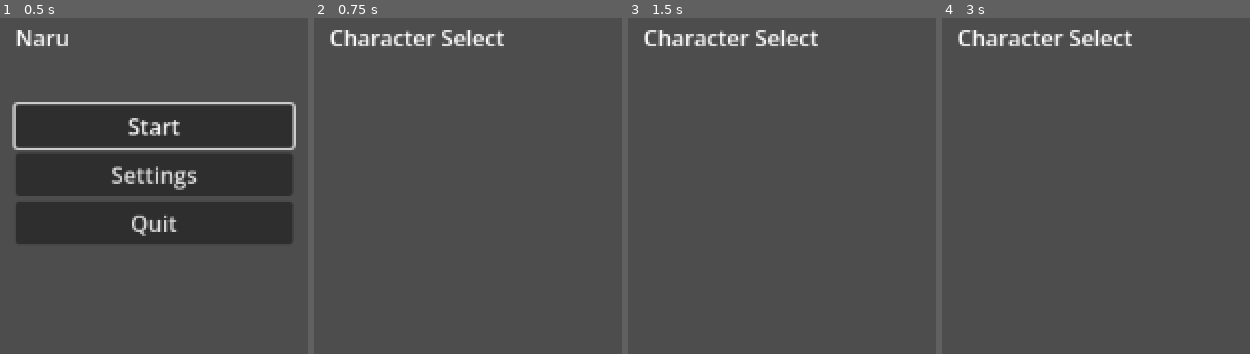
Above: before the commit, frames 1-4 (left to right).
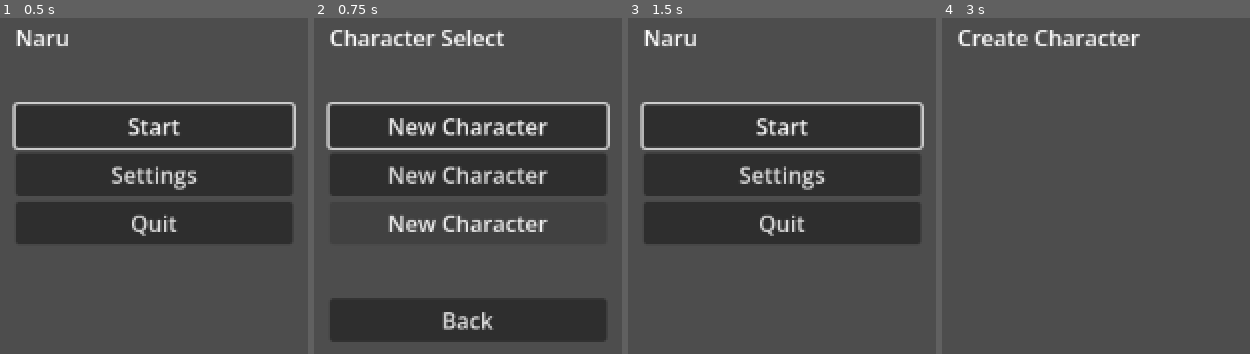
Above: after the commit, the same moments.

Repository: kimtuna/naru
Game: Godot game, scene res://ui/menu/main_menu.tscn
The game is run twice, just before and just after one commit, with the same random seed, the same clock (stepped at 60 frames per second) and the same inputs.
Inputs (mouse positions are in pixels of both pictures, inside the frame that each line leads up to):
- Up to frame 1 (0.5 s): no input
- Up to frame 2 (0.75 s): click "Start" at 0.5 s
- Up to frame 3 (1.5 s): click (782, 320) at 1.25 s, where only the run after the commit has a clickable "Back"
- Up to frame 4 (3 s): click (1096, 125) at 2 s, where only the run after the commit has a clickable "Start"; click (1096, 125) at 2.75 s, where only the run after the commit has a clickable "New Character"

Frame 1 is identical in both runs. In frame 2, 35% of the frame differs, in the area x 3-97%, y 25-97%; in frame 3, 35%, in the area x 3-97%, y 3-68%; in frame 4, 1.5%.

Commit message:
G-002.3 캐릭터 선택 — 슬롯 3개
G-002.3 캐릭터 선택 — 슬롯 3개 · 빈 칸은 생성, 찬 칸은 월드 선택 · 삭제 확인

Diff:
--- a/game/core/screens.gd
+++ b/game/core/screens.gd
@@ -6,6 +6,8 @@
 const MAIN_MENU := "res://ui/menu/main_menu.tscn"
 const CHARACTER_SELECT := "res://ui/menu/character_select.tscn"
 const SETTINGS := "res://ui/menu/settings.tscn"
+const CHARACTER_CREATE := "res://ui/menu/character_create.tscn"
+const WORLD_SELECT := "res://ui/menu/world_select.tscn"
 const QUIT := "quit"
 
 static var simulate := false
--- /dev/null
+++ b/game/core/session.gd
@@ -0,0 +1,20 @@
+class_name Session
+extends RefCounted
+## 메뉴 화면 사이에 들고 다니는 값 — 고른 캐릭터 슬롯과 캐릭터, 저장소.
+## 테스트는 store 를 임시 폴더의 SaveStore 로 바꿔 끼운다.
+
+static var store := SaveStore.new()
+## 고른(또는 새로 만들) 캐릭터 슬롯. 없으면 -1.
+static var character_slot := -1
+## 고른 캐릭터. 빈 슬롯을 골랐으면 null.
+static var character: CharacterData = null
+
+
+static func select_character(slot: int) -> void:
+	character_slot = slot
+	character = store.load_character(slot)
+
+
+static func clear() -> void:
+	character_slot = -1
+	character = null
--- /dev/null
+++ b/game/tests/ui/menu/test_character_select.gd
@@ -0,0 +1,147 @@
+extends GutTest
+## G-002 3단계 — 캐릭터 선택 (슬롯 3개) 수용 기준.
+
+var _root := ""
+
+
+func before_each() -> void:
+	_root = OS.get_temp_dir().path_join("naru_test_select_%d_%d" % [Time.get_ticks_usec(), randi()])
+	Session.store = SaveStore.new(_root)
+	Session.clear()
+	Screens.simulate = true
+	Screens.last_request = ""
+
+
+func after_each() -> void:
+	Screens.simulate = false
+	Session.store = SaveStore.new()
+	Session.clear()
+	_remove_tree(_root)
+
+
+func _remove_tree(path: String) -> void:
+	if not DirAccess.dir_exists_absolute(path):
+		return
+	for dir in DirAccess.get_directories_at(path):
+		_remove_tree(path.path_join(dir))
+	for file in DirAccess.get_files_at(path):
+		DirAccess.remove_absolute(path.path_join(file))
+	DirAccess.remove_absolute(path)
+
+
+func _save(slot: int, char_name: String) -> void:
+	var c := CharacterData.new()
+	c.name = char_name
+	assert_eq(Session.store.save_character(slot, c), OK)
+
+
+func _open() -> Control:
+	var scene := (load(Screens.CHARACTER_SELECT) as PackedScene).instantiate()
+	return add_child_autofree(scene)
+
+
+func _press(button: Button) -> void:
+	assert_not_null(button)
+	assert_true(button.is_visible_in_tree(), "%s not visible" % button.get_path())
+	button.pressed.emit()
+
+
+# --- 슬롯 3칸: 저장된 칸은 이름, 빈 칸은 「새 캐릭터」 ---
+
+func test_three_slots() -> void:
+	var screen := _open()
+	assert_eq(SaveConfig.CHARACTER_SLOTS, 3)
+	assert_eq(screen.get_node("%Slots").get_child_count(), 3)
+	for slot in 3:
+		assert_true(screen.slot_button(slot).is_visible_in_tree(), "slot %d hidden" % slot)
+
+
+func test_filled_slot_shows_name_empty_slot_shows_new() -> void:
+	_save(1, "나루")
+	var screen := _open()
+	assert_eq(screen.slot_button(0).text, "CHARACTER_NEW")
+	assert_eq(screen.slot_button(1).text, "나루")
+	assert_eq(screen.slot_button(2).text, "CHARACTER_NEW")
+
+
+func test_slot_text_in_each_language() -> void:
+	_save(0, "Tuna")
+	var screen := _open()
+	var saved := TranslationServer.get_locale()
+	TranslationServer.set_locale("ko")
+	assert_eq(screen.slot_button(1).atr(screen.slot_button(1).text), "새 캐릭터")
+	TranslationServer.set_locale("en")
+	assert_eq(screen.slot_button(1).atr(screen.slot_button(1).text), "New Character")
+	# 이름은 번역하지 않는다.
+	assert_eq(screen.slot_button(0).auto_translate_mode, Node.AUTO_TRANSLATE_MODE_DISABLED)
+	TranslationServer.set_locale(saved)
+
+
+# --- 빈 칸 → 생성, 찬 칸 → 그 캐릭터를 들고 월드 선택 ---
+
+func test_empty_slot_goes_to_character_create() -> void:
+	_save(0, "A")
+	_press(_open().slot_button(2))
+	assert_eq(Screens.last_request, Screens.CHARACTER_CREATE)
+	assert_eq(Session.character_slot, 2)
+	assert_null(Session.character)
+
+
+func test_filled_slot_goes_to_world_select_with_character() -> void:
+	_save(0, "A")
+	_save(2, "C")
+	_press(_open().slot_button(2))
+	assert_eq(Screens.last_request, Screens.WORLD_SELECT)
+	assert_eq(Session.character_slot, 2)
+	assert_not_null(Session.character)
+	if Session.character:
+		assert_eq(Session.character.name, "C")
+
+
+# --- 삭제는 확인을 한 번 거친다 ---
+
+func test_delete_button_only_on_filled_slots() -> void:
+	_save(1, "B")
+	var screen := _open()
+	assert_false(screen.delete_button(0).is_visible_in_tree())
+	assert_true(screen.delete_button(1).is_visible_in_tree())
+	assert_false(screen.delete_button(2).is_visible_in_tree())
+
+
+func test_delete_asks_first_and_cancel_keeps_character() -> void:
+	_save(1, "B")
+	var screen := _open()
+	var confirm: Control = screen.get_node("%Confirm")
+	assert_false(confirm.visible)
+	_press(screen.delete_button(1))
+	assert_true(confirm.is_visible_in_tree(), "confirm not shown")
+	assert_true(Session.store.has_character(1), "deleted before confirm")
+	_press(screen.get_node("%ConfirmNo"))
+	assert_false(confirm.visible)
+	assert_true(Session.store.has_character(1))
+	assert_eq(screen.slot_button(1).text, "B")
+	assert_eq(Screens.last_request, "")
+
+
+func test_confirmed_delete_empties_slot() -> void:
+	_save(0, "A")
+	_save(1, "B")
+	var screen := _open()
+	_press(screen.delete_button(1))
+	_press(screen.get_node("%ConfirmYes"))
+	assert_false(Session.store.has_character(1))
+	assert_true(Session.store.has_character(0), "other slot must stay")
+	assert_false(screen.get_node("%Confirm").visible)
+	assert_eq(screen.slot_button(1).text, "CHARACTER_NEW")
+	assert_false(screen.delete_button(1).is_visible_in_tree())
+	assert_eq(screen.slot_button(0).text, "A")
+	# 빈 칸이 됐으니 누르면 생성 화면으로 간다.
+	_press(screen.slot_button(1))
+	assert_eq(Screens.last_request, Screens.CHARACTER_CREATE)
+
+
+# --- 뒤로 → 메인 화면 ---
+
+func test_back_goes_to_main_menu() -> void:
+	_press(_open().get_node("%Back"))
+	assert_eq(Screens.last_request, Screens.MAIN_MENU)
--- a/game/tests/ui/menu/test_main_menu.gd
+++ b/game/tests/ui/menu/test_main_menu.gd
@@ -1,7 +1,8 @@
 extends GutTest
 ## G-002 2단계 — 메인 화면 수용 기준.
 
-const MENU_SCENES := [Screens.MAIN_MENU, Screens.SETTINGS, Screens.CHARACTER_SELECT]
+const MENU_SCENES := [Screens.MAIN_MENU, Screens.SETTINGS, Screens.CHARACTER_SELECT,
+	Screens.CHARACTER_CREATE, Screens.WORLD_SELECT]
 const LOCALES := ["ko", "en"]
 const PROBE := "res://tests/ui/menu/menu_flow_probe.gd"
 
@@ -9,10 +10,13 @@
 func before_each() -> void:
 	Screens.simulate = true
 	Screens.last_request = ""
+	# 실제 사용자 저장을 읽지 않는다 — 없는 임시 폴더라 슬롯은 모두 빈 칸.
+	Session.store = SaveStore.new(OS.get_temp_dir().path_join("naru_menu_empty_%d" % Time.get_ticks_usec()))
 
 
 func after_each() -> void:
 	Screens.simulate = false
+	Session.store = SaveStore.new()
 
 
 func _open(path: String) -> Control:
--- /dev/null
+++ b/game/ui/menu/character_create.tscn
@@ -0,0 +1,15 @@
+[gd_scene format=3]
+
+[node name="CharacterCreate" type="Control"]
+layout_mode = 3
+anchors_preset = 15
+anchor_right = 1.0
+anchor_bottom = 1.0
+grow_horizontal = 2
+grow_vertical = 2
+
+[node name="Title" type="Label" parent="."]
+layout_mode = 0
+offset_left = 40.0
+offset_top = 40.0
+text = "CHARACTER_CREATE_TITLE"
--- /dev/null
+++ b/game/ui/menu/character_select.gd
@@ -0,0 +1,81 @@
+extends Control
+## 캐릭터 선택 — 슬롯 SaveConfig.CHARACTER_SLOTS 개.
+## 빈 칸 → 캐릭터 생성, 찬 칸 → 그 캐릭터를 들고 월드 선택. 삭제는 확인을 한 번 거친다.
+
+const EMPTY_TEXT := "CHARACTER_NEW"
+
+## 삭제 확인 중인 슬롯. 없으면 -1.
+var _pending_delete := -1
+
+
+func _ready() -> void:
+	for slot in SaveConfig.CHARACTER_SLOTS:
+		_build_slot(slot)
+	%Back.pressed.connect(func(): Screens.go(self, Screens.MAIN_MENU))
+	%ConfirmYes.pressed.connect(_confirm_delete)
+	%ConfirmNo.pressed.connect(_close_confirm)
+	%Confirm.hide()
+	refresh()
+	slot_button(0).grab_focus()
+
+
+func slot_button(slot: int) -> Button:
+	return %Slots.get_node("Slot%d/Select" % slot) as Button
+
+
+func delete_button(slot: int) -> Button:
+	return %Slots.get_node("Slot%d/Delete" % slot) as Button
+
+
+## 저장소에서 다시 읽어 칸을 채운다.
+func refresh() -> void:
+	for slot in SaveConfig.CHARACTER_SLOTS:
+		var data := Session.store.load_character(slot)
+		var button := slot_button(slot)
+		# 캐릭터 이름은 사용자가 쓴 글자라 번역하지 않는다.
+		button.text = data.name if data else EMPTY_TEXT
+		button.auto_translate_mode = AUTO_TRANSLATE_MODE_DISABLED if data else AUTO_TRANSLATE_MODE_ALWAYS
+		delete_button(slot).visible = data != null
+
+
+func _build_slot(slot: int) -> void:
+	var row := HBoxContainer.new()
+	row.name = "Slot%d" % slot
+	var select := Button.new()
+	select.name = "Select"
+	select.custom_minimum_size.x = 200
+	select.pressed.connect(_on_slot_pressed.bind(slot))
+	var delete := Button.new()
+	delete.name = "Delete"
+	delete.text = "CHARACTER_DELETE"
+	delete.pressed.connect(_ask_delete.bind(slot))
+	row.add_child(select)
+	row.add_child(delete)
+	%Slots.add_child(row)
+
+
+func _on_slot_pressed(slot: int) -> void:
+	Session.select_character(slot)
+	Screens.go(self, Screens.WORLD_SELECT if Session.character else Screens.CHARACTER_CREATE)
+
+
+func _ask_delete(slot: int) -> void:
+	if not Session.store.has_character(slot):
+		return
+	_pending_delete = slot
+	%Confirm.show()
+	%ConfirmNo.grab_focus()
+
+
+func _confirm_delete() -> void:
+	if _pending_delete >= 0:
+		Session.store.delete_character(_pending_delete)
+		if Session.character_slot == _pending_delete:
+			Session.clear()
+	_close_confirm()
+	refresh()
+
+
+func _close_confirm() -> void:
+	_pending_delete = -1
+	%Confirm.hide()
--- a/game/ui/menu/character_select.tscn
+++ b/game/ui/menu/character_select.tscn
@@ -1,4 +1,6 @@
 [gd_scene format=3]
+
+[ext_resource type="Script" path="res://ui/menu/character_select.gd" id="1"]
 
 [node name="CharacterSelect" type="Control"]
 layout_mode = 3
@@ -7,9 +9,55 @@
 anchor_bottom = 1.0
 grow_horizontal = 2
 grow_vertical = 2
+script = ExtResource("1")
 
 [node name="Title" type="Label" parent="."]
 layout_mode = 0
 offset_left = 40.0
 offset_top = 40.0
 text = "CHARACTER_SELECT_TITLE"
+
+[node name="Slots" type="VBoxContainer" parent="."]
+unique_name_in_owner = true
+layout_mode = 0
+offset_left = 40.0
+offset_top = 100.0
+offset_right = 360.0
+
+[node name="Back" type="Button" parent="."]
+unique_name_in_owner = true
+layout_mode = 0
+offset_left = 40.0
+offset_top = 240.0
+offset_right = 240.0
+offset_bottom = 271.0
+text = "MENU_BACK"
+
+[node name="Confirm" type="PanelContainer" parent="."]
+unique_name_in_owner = true
+visible = false
+layout_mode = 0
+offset_left = 400.0
+offset_top = 100.0
+offset_right = 700.0
+offset_bottom = 200.0
+
+[node name="Box" type="VBoxContainer" parent="Confirm"]
+layout_mode = 2
+
+[node name="Message" type="Label" parent="Confirm/Box"]
+layout_mode = 2
+text = "CHARACTER_DELETE_CONFIRM"
+
+[node name="Buttons" type="HBoxContainer" parent="Confirm/Box"]
+layout_mode = 2
+
+[node name="ConfirmYes" type="Button" parent="Confirm/Box/Buttons"]
+unique_name_in_owner = true
+layout_mode = 2
+text = "CHARACTER_DELETE"
+
+[node name="ConfirmNo" type="Button" parent="Confirm/Box/Buttons"]
+unique_name_in_owner = true
+layout_mode = 2
+text = "MENU_CANCEL"
--- /dev/null
+++ b/game/ui/menu/world_select.tscn
@@ -0,0 +1,15 @@
+[gd_scene format=3]
+
+[node name="WorldSelect" type="Control"]
+layout_mode = 3
+anchors_preset = 15
+anchor_right = 1.0
+anchor_bottom = 1.0
+grow_horizontal = 2
+grow_vertical = 2
+
+[node name="Title" type="Label" parent="."]
+layout_mode = 0
+offset_left = 40.0
+offset_top = 40.0
+text = "WORLD_SELECT_TITLE"
Not shown, added: game/core/session.gd.uid
Not shown, changed: game/i18n/en.po
Not shown, changed: game/i18n/ko.po
Not shown, added: game/tests/ui/menu/test_character_select.gd.uid
Not shown, added: game/ui/menu/character_select.gd.uid
